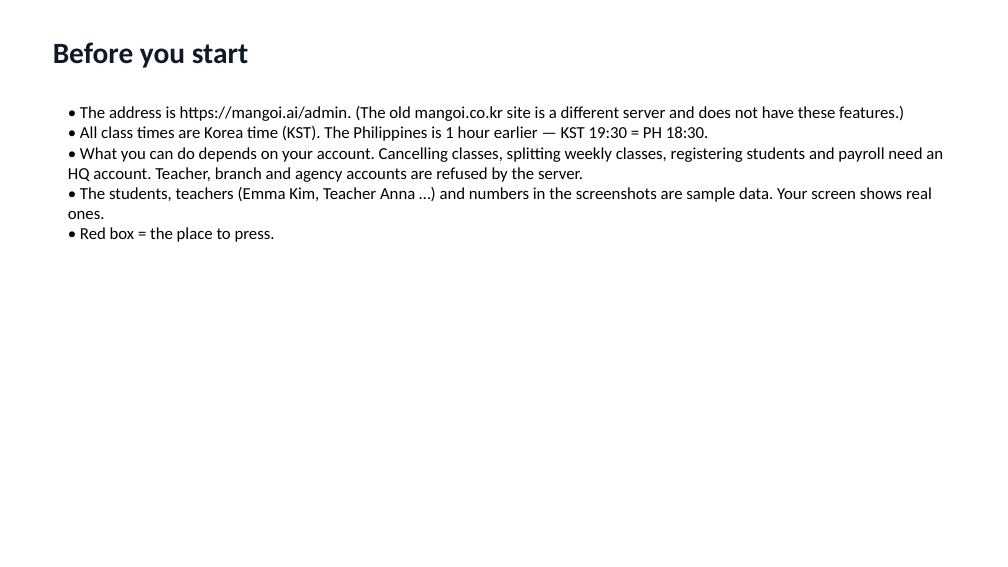
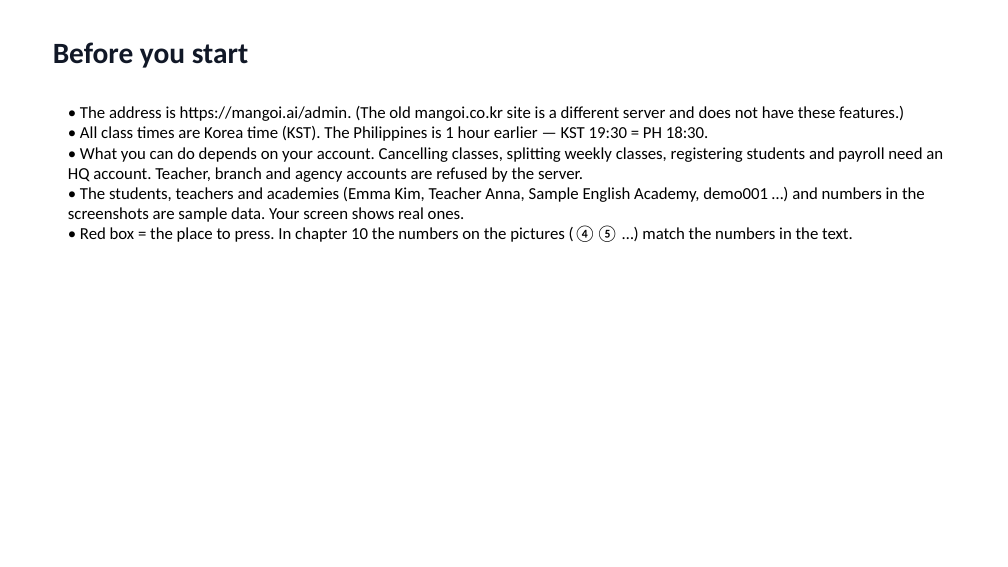
Before and after one commit to navy111p-sudo/mangoiweb, a slide deck: slide 3 of cloudflare-deploy/public/library/admin/admin-en.pptx. Drawn at 1008x567 pixels with LibreOffice and Linux fonts; fonts in the diff are those of the drawing. Boxes give left, top, right and bottom in pixels: in the first picture for what was removed or moved away, otherwise in the second. Text is boxed around its words. In the diff, an @@ line names an element or a change of style, - is before the commit and + after.

```diff
--- a/cloudflare-deploy/public/library/admin/admin-en.pptx
+++ b/cloudflare-deploy/public/library/admin/admin-en.pptx
@@ text at bbox=[68, 187, 925, 242]: text changed @@
-• The students, teachers (Emma Kim, Teacher Anna …) and numbers in the screenshots are sample data. Your screen shows real ones.
-• Red box = the place to press.
+• The students, teachers and academies (Emma Kim, Teacher Anna, Sample English Academy, demo001 …) and numbers in the screenshots are sample data. Your screen shows real ones.
+• Red box = the place to press. In chapter 10 the numbers on the pictures (④⑤ …) match the numbers in the text.
```
Also in this commit, not shown: 2 other slides changed, 7 slides added, 21 other files.
